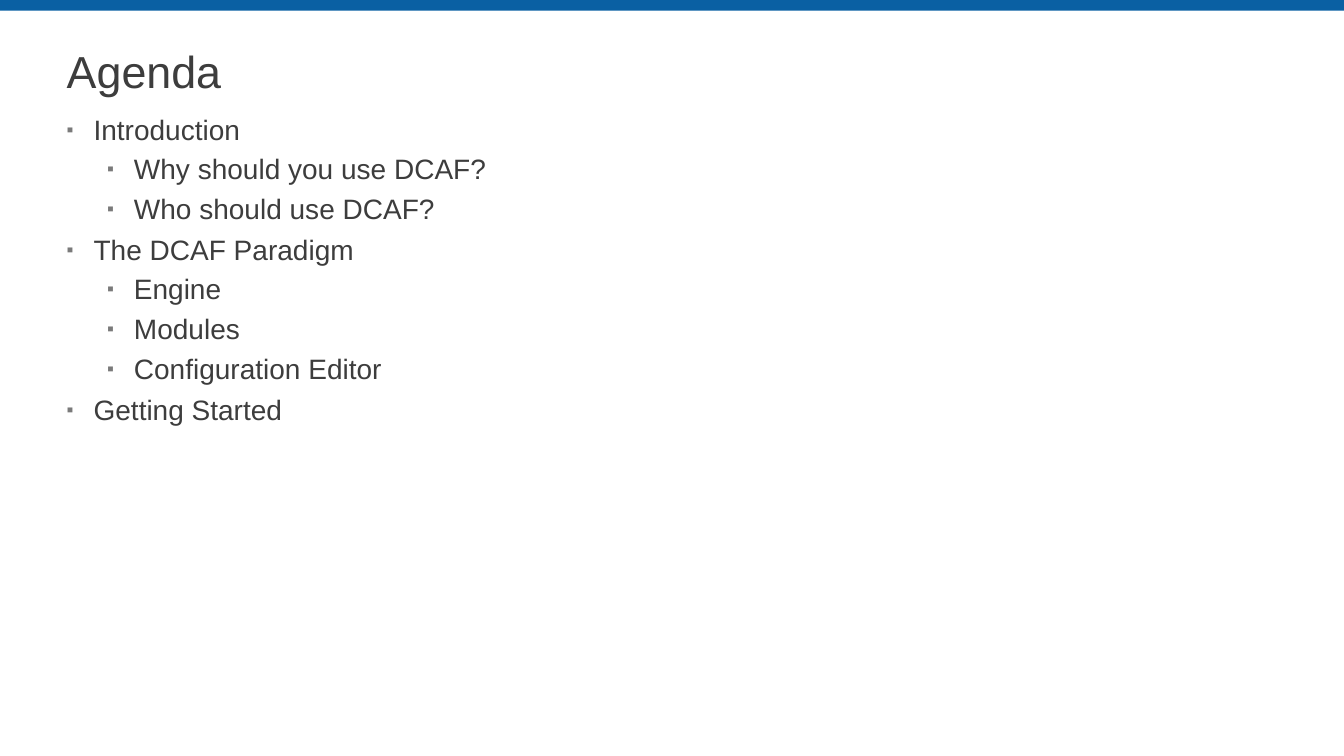
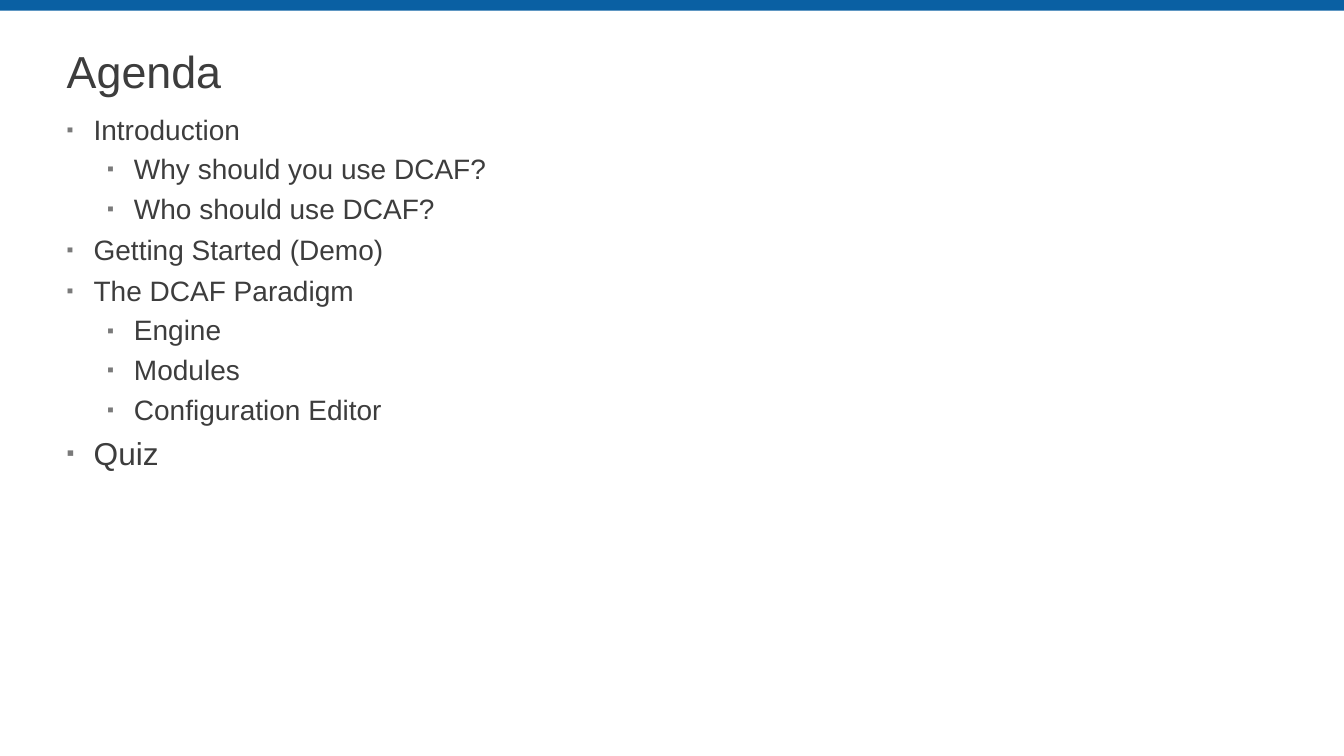
Before and after one commit to LabVIEW-DCAF/Documentation, a slide deck: slide 3 of Trunk/Getting Started Material/DCAF Training/1 Introduction to DCAF.pptx. Drawn at 1344x756 pixels with LibreOffice and Linux fonts; fonts in the diff are those of the drawing; background and template pictures are left out. Boxes give left, top, right and bottom in pixels: in the first picture for what was removed or moved away, otherwise in the second. Text is boxed around its words. In the diff, an @@ line names an element or a change of style, - is before the commit and + after.

```diff
--- a/Trunk/Getting Started Material/DCAF Training/1 Introduction to DCAF.pptx
+++ b/Trunk/Getting Started Material/DCAF Training/1 Introduction to DCAF.pptx
@@ text at <box>94,239,383,265</box>: paragraph added @@
+▪ Getting Started (Demo)
@@ text at <box>94,442,159,471</box>: text changed; size 20 to 22.7 pt @@
-▪ Getting Started
+▪ Quiz
```
Also in this commit, not shown: 1 other slide changed, 8 slides added.
